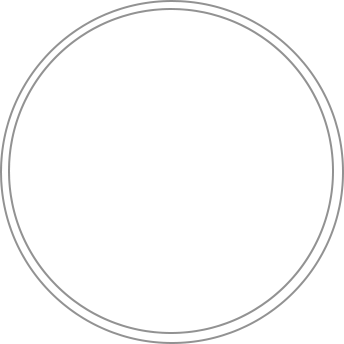
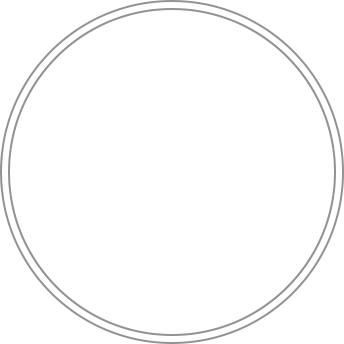
Revision of a layered (344, 344) image; what changed, layer by layer:
painted on "Inner" over [8, 8, 336, 336]
